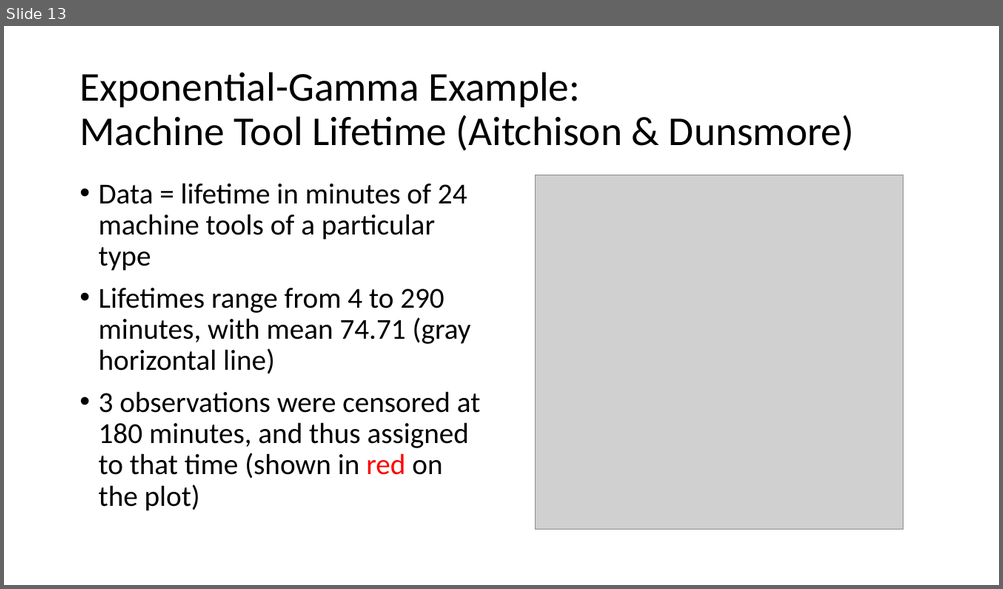
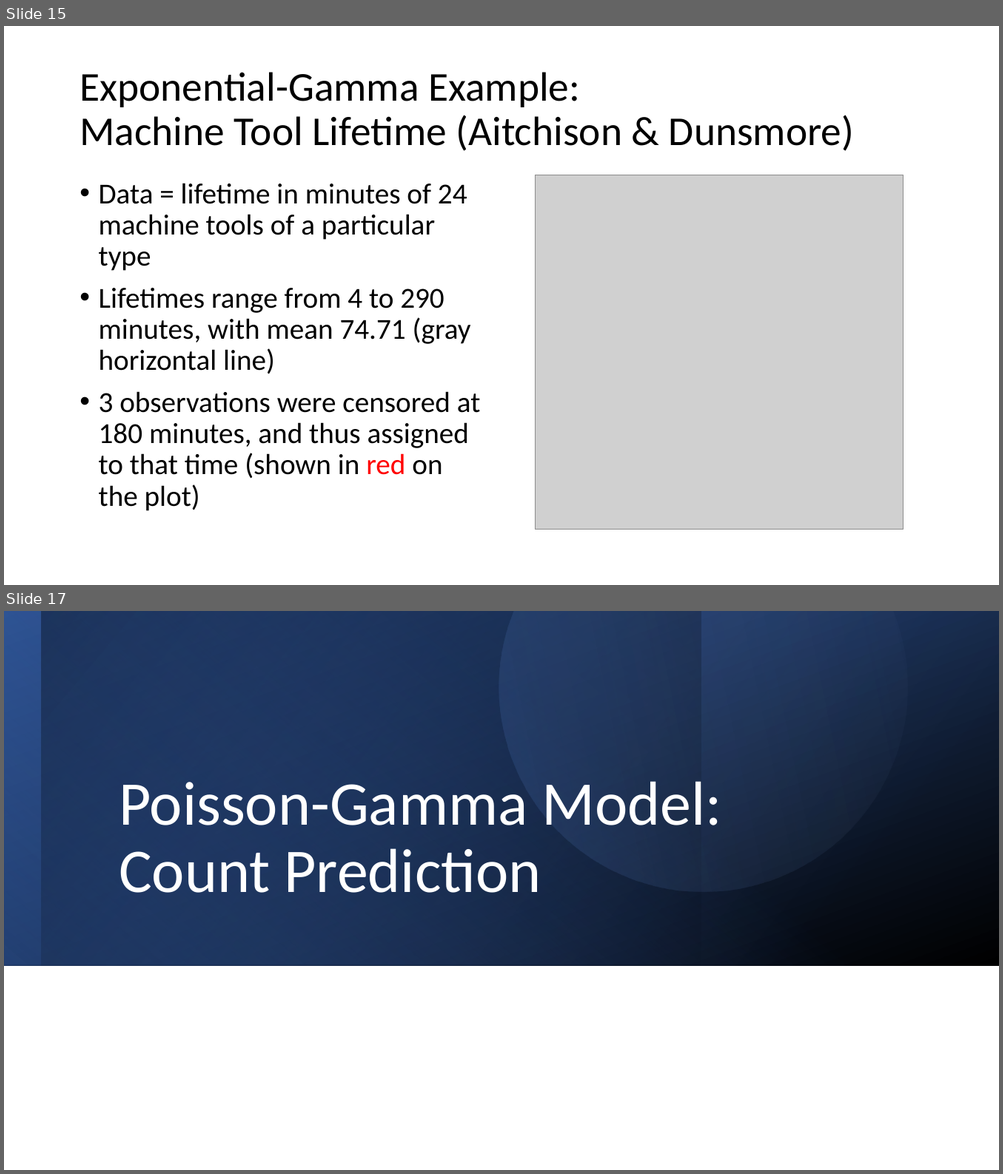
Before and after one commit to vgharris3/predictiveInference, a slide deck: Thesis_Files/ThesisDefense.pptx. Shown one above the other, each under a label of ours: slide 13 before the commit, slides 15 and 17 after it; the slides between them are not shown. The pictures are 1003x589 and 1003x1174 pixels, drawn with LibreOffice and Linux fonts; fonts in the diff are those of the drawing; grey boxes stand for pictures. Boxes give left, top, right and bottom in pixels: in the first picture for what was removed or moved away, otherwise in the second. Text is boxed around its words. In the diff, an @@ line names an element or a change of style, - is before the commit and + after.

```diff
--- a/Thesis_Files/ThesisDefense.pptx
+++ b/Thesis_Files/ThesisDefense.pptx
@@ slide 17 added at (x1=4, y1=611, x2=999, y2=1170), background #FFFFFF @@
@@ rectangle added at (x1=4, y1=611, x2=999, y2=966), fill gradient #2F5597 to #000000 @@
@@ rectangle added at (x1=4, y1=611, x2=998, y2=965), fill gradient #4472C4 to #2F5597 @@
@@ rectangle added at (x1=4, y1=611, x2=701, y2=966), fill gradient #203864 to #000000 @@
@@ rectangle added at (x1=40, y1=611, x2=999, y2=966), fill gradient #4472C4 to #000000 @@
@@ freeform shape added at (x1=427, y1=611, x2=958, y2=964), fill gradient #4472C4 to #8FAADC @@
@@ title added at (x1=119, y1=781, x2=723, y2=893), 60 pt, text #FFFFFF @@
+Poisson-Gamma Model:
+Count Prediction
@@ what was slide 13 is now slide 15 @@
```
Also in this commit, not shown: 11 slides changed, 13 other slides added, 8 other files.
